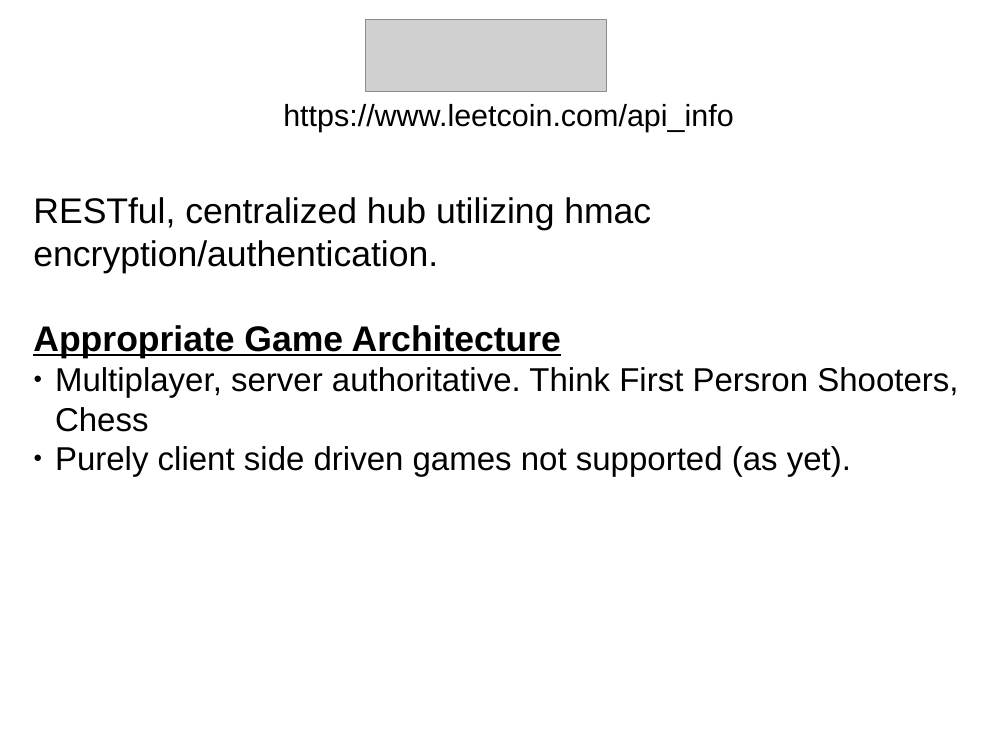
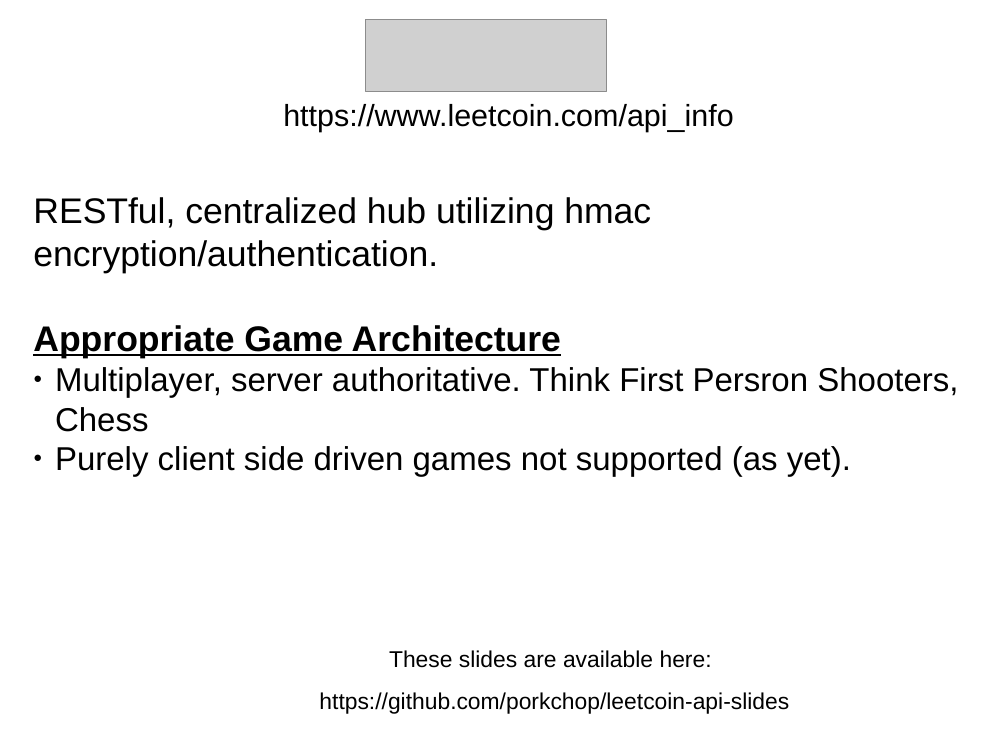
Before and after one commit to porkchop/leetcoin-api-slides, a slide deck: slide 1 of leetcoin-api.odp. Drawn at 1008x756 pixels with LibreOffice and Linux fonts; fonts in the diff are those of the drawing; grey boxes stand for pictures. Boxes give left, top, right and bottom in pixels: in the first picture for what was removed or moved away, otherwise in the second. Text is boxed around its words. In the diff, an @@ line names an element or a change of style, - is before the commit and + after.

```diff
--- a/leetcoin-api.odp
+++ b/leetcoin-api.odp
@@ text added at (389,650,712,668), 18 pt, text #000000 @@
+These slides are available here:
@@ text added at (319,692,789,714), 18 pt, text #000000 @@
+https://github.com/porkchop/leetcoin-api-slides
```
Also in this commit, not shown: 5 other slides changed.
